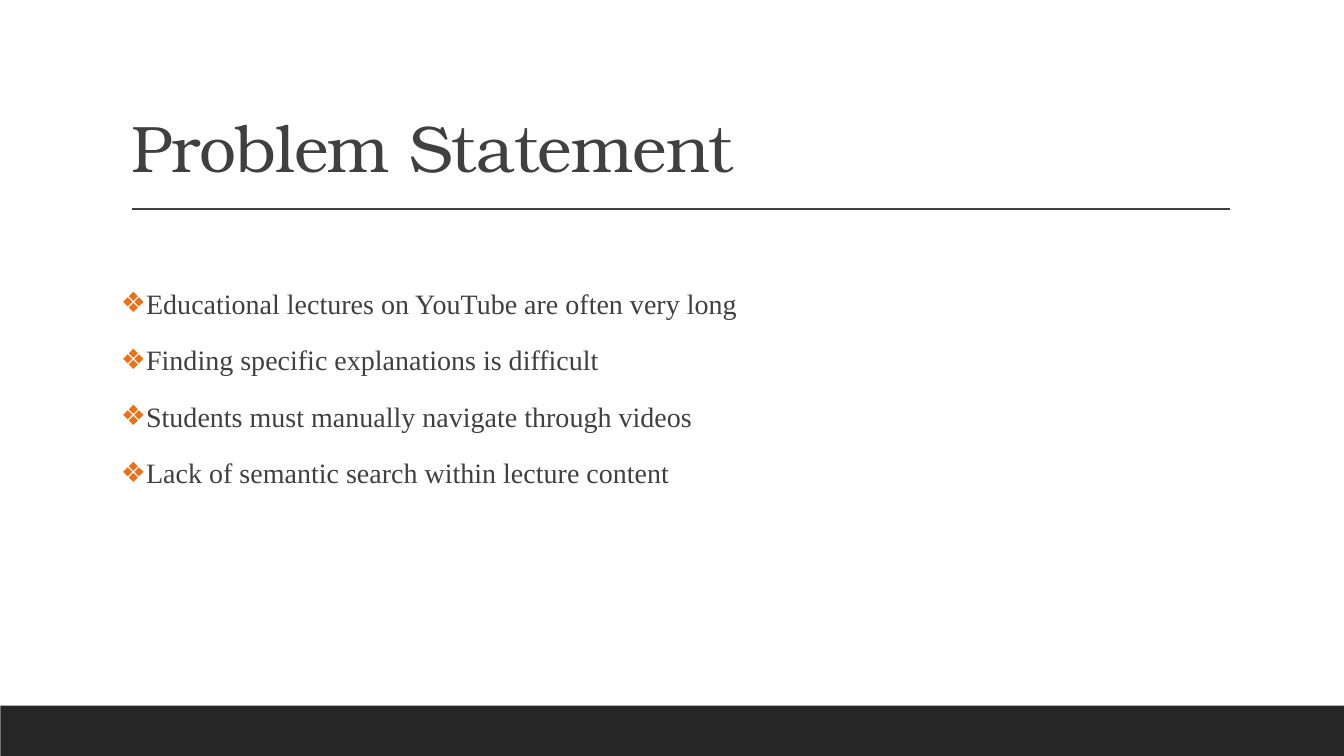
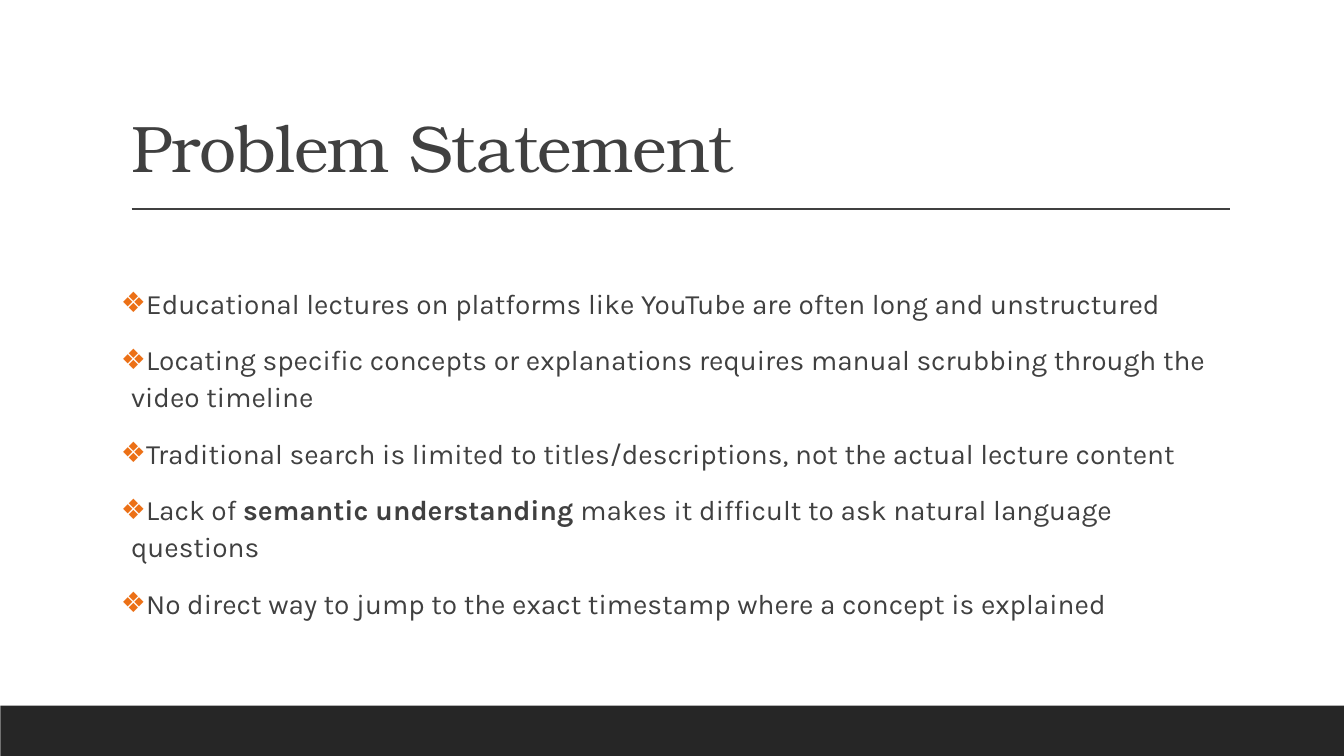
Before and after one commit to VipulVijay1/LectureLens-AI, a slide deck: slide 3 of lecturelensai.pptx. Drawn at 1344x756 pixels with LibreOffice and Linux fonts; fonts in the diff are those of the drawing. Boxes give left, top, right and bottom in pixels: in the first picture for what was removed or moved away, otherwise in the second. Text is boxed around its words. In the diff, an @@ line names an element or a change of style, - is before the commit and + after.

```diff
--- a/lecturelensai.pptx
+++ b/lecturelensai.pptx
@@ text at (131,294,1205,621): text changed; font Times New Roman to Karla @@
-❖ Educational lectures on YouTube are often very long
-❖ Finding specific explanations is difficult
-❖ Students must manually navigate through videos
-❖ Lack of semantic search within lecture content
+❖ Educational lectures on platforms like YouTube are often long and unstructured
+❖ Locating specific concepts or explanations requires manual scrubbing through the video timeline
+❖ Traditional search is limited to titles/descriptions, not the actual lecture content
+❖ Lack of semantic understanding makes it difficult to ask natural language questions
+❖ No direct way to jump to the exact timestamp where a concept is explained
```
Also in this commit, not shown: 4 other slides changed, 21 other files.
